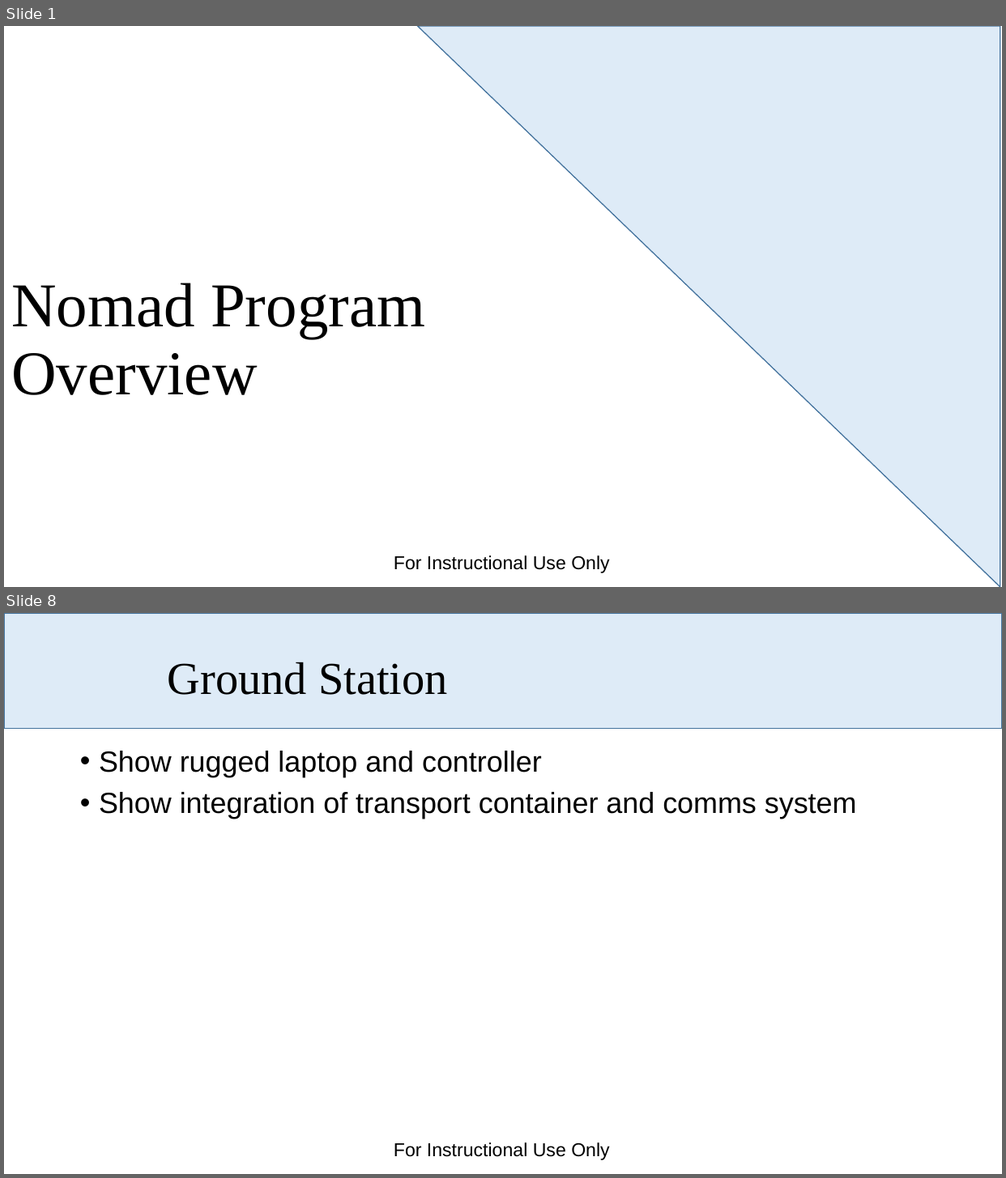
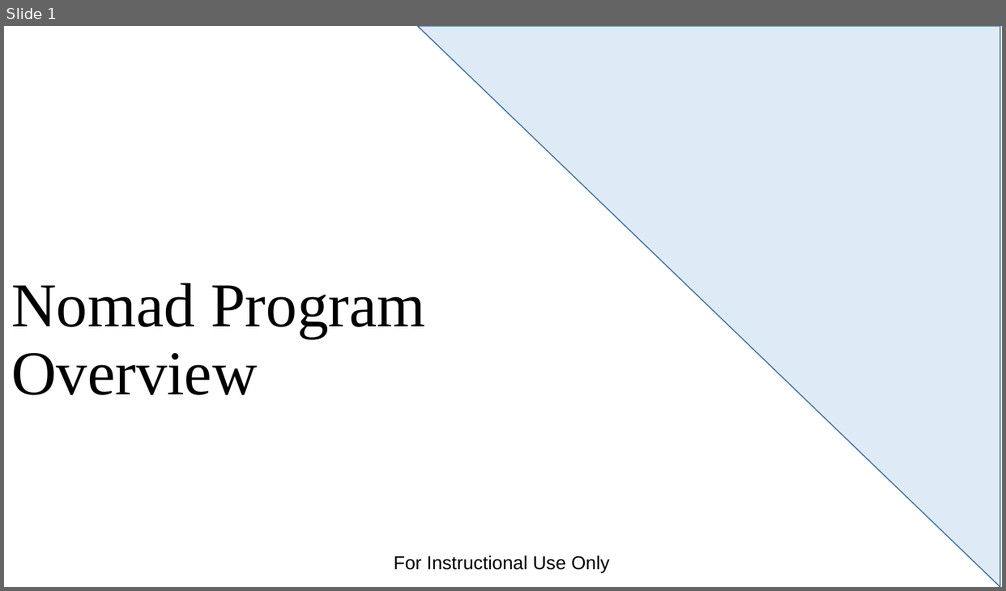
Before and after one commit to dabarrett/rqmtReviewer, a slide deck: Documents/Payloads Overview.pptx. Shown one above the other, each under a label of ours: slides 1 and 8 before the commit, slide 1 after it; the slides between them are not shown. The pictures are 1006x1178 and 1006x591 pixels, drawn with LibreOffice and Linux fonts; fonts in the diff are those of the drawing; background and template pictures are left out. Boxes give left, top, right and bottom in pixels: in the first picture for what was removed or moved away, otherwise in the second. Text is boxed around its words. In the diff, an @@ line names an element or a change of style, - is before the commit and + after.

```diff
--- a/Documents/Payloads Overview.pptx
+++ b/Documents/Payloads Overview.pptx
@@ slide 8 removed at [4, 613, 1002, 1174], background #FFFFFF; not listed: 1 template element that a slide beside it also shows @@
@@ rectangle removed at [4, 613, 1002, 728] @@
@@ title removed at [168, 662, 448, 695] @@
-Ground Station
@@ text removed at [99, 751, 857, 819] @@
-• Show rugged laptop and controller
-• Show integration of transport container and comms system
```
Also in this commit, not shown: 3 slides changed, 1 slide added, 4 other slides removed, 3 other files.
